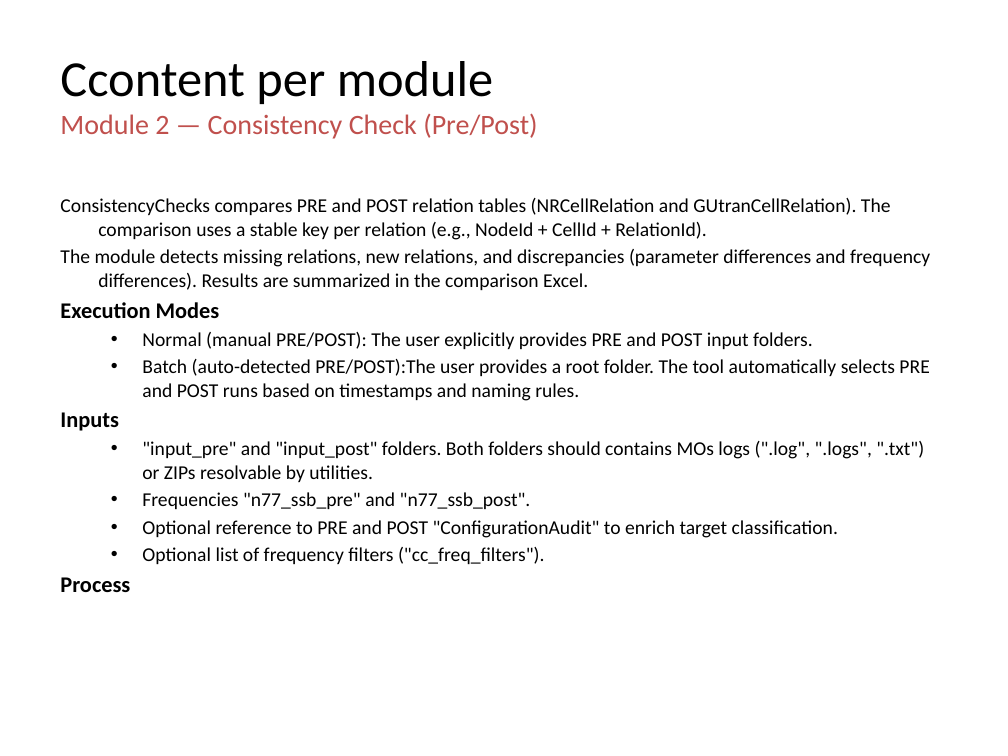
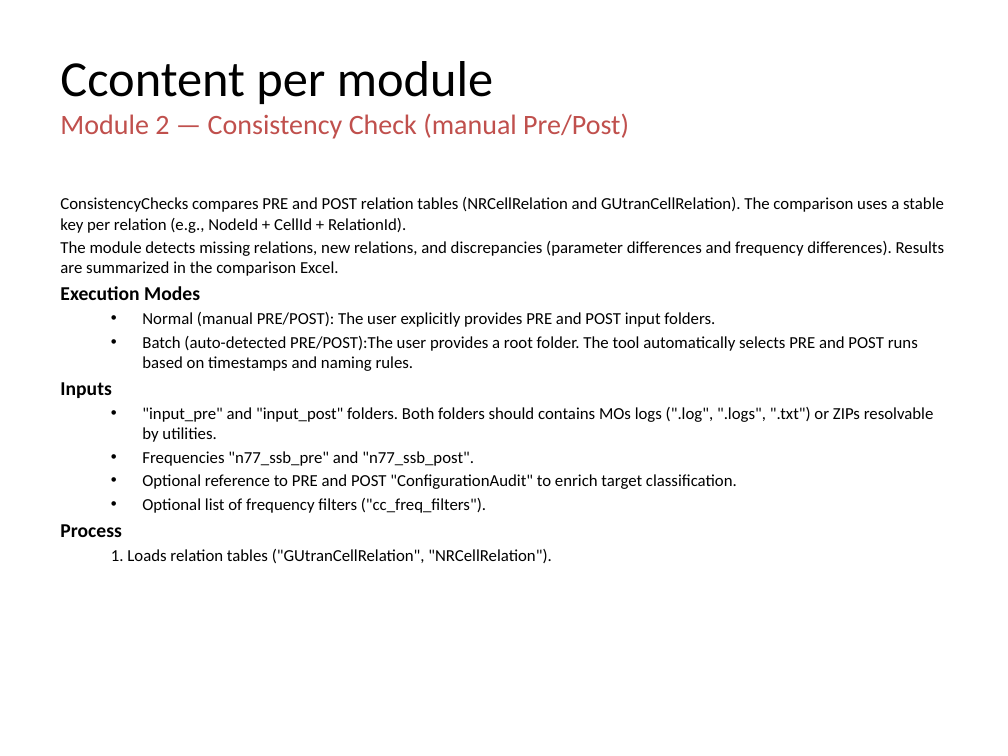
Before and after one commit to jaimetur/SSB_RetuningAutomations, a slide deck: slide 17 of help/User-Guide-SSB-Retuning-Automations-v0.7.4.pptx (slide 21 before the commit). Drawn at 1008x756 pixels with LibreOffice and Linux fonts; fonts in the diff are those of the drawing; background and template pictures are left out. Boxes give left, top, right and bottom in pixels: in the first picture for what was removed or moved away, otherwise in the second. Text is boxed around its words. In the diff, an @@ line names an element or a change of style, - is before the commit and + after.

Commit message:
- Updated Technical User Guide - Refactored tools module names

```diff
--- a/help/User-Guide-SSB-Retuning-Automations-v0.7.4.pptx
+++ b/help/User-Guide-SSB-Retuning-Automations-v0.7.4.pptx
@@ title at (x1=60, y1=114, x2=629, y2=139): text changed @@
-Module 2 — Consistency Check (Pre/Post)
+Module 2 — Consistency Check (manual Pre/Post)
@@ text at (x1=60, y1=197, x2=945, y2=537): size 14 to 12 pt; size 16 to 14 pt in "Execution Modes", "Inputs", "Process"; indent changed @@
@@ text at (x1=111, y1=549, x2=551, y2=563): paragraph added @@
+  1. Loads relation tables ("GUtranCellRelation", "NRCellRelation").
```
Also in this commit, not shown: 55 other slides changed, 8 slides removed, 11 other files.
